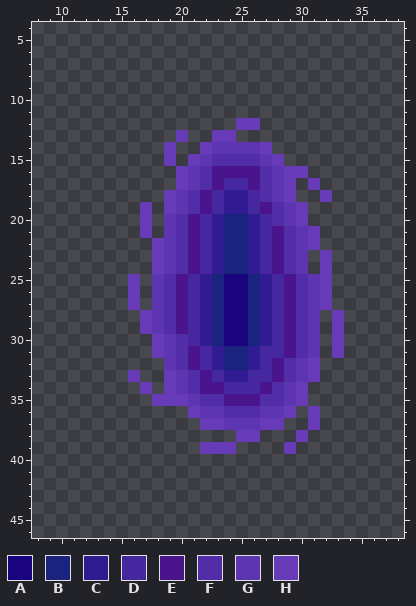
File history of a pixel-art file, ResourceFiles/Images/Textures/portal.ase. The picture above was drawn from the file before the commit.
50x50 pixels, 1 frame. Shown: x 8..38, y 4..46.
Palette (. is transparent): A #1a047e  B #1a237e  C #311b92  D #4527a0  E #4a148c  F #512da8  G #5e35b1  H #673ab7
Pixels before, first column x 16:
12 .........HH.......
13 ....H..HH.........
14 ...H..HGGGGH......
15 ...H.HGFFFFGH.....
16 ....HGFEEEEFGHH...
17 ....HGFEDDEFGH.H..
18 ...HGFEDCCDFGH..H.
19 .H.HGFEDCCDEFGH...
20 .H.GFEDCBBCDFGH...
21 .H.GFEDCBBCDEFGH..
22 ..HGFEDCBBCDEFGH..
23 ..HGFEDCBBCDEFG.H.
24 ..HGFEDCBBCDEFG.H.
25 H.GFEDCBAABCDEFGH.
26 H.GFEDCBAABCDEFGH.
27 H.GFEDCBAABCDEFGH.
28 .HGFEDCBAABCDEFG.H
29 .HGFEDCBAABCDEFG.H
30 ..HGFDCBAABCDEFG.H
31 ..HGFEDCBBCDDEFG.H
32 ...GFEDCBBCDEFGH..
33 H..HGFEDCCDDEFGH..
34 .H.HGFEEDDDEFGH...
35 ..HHHGFFEEEFFGH...
36 .....HGGFFFGGH.H..
37 ......HHGGGHH..H..
38 .........HH...H...
39 ......HHH....H....
The same view after the edit:
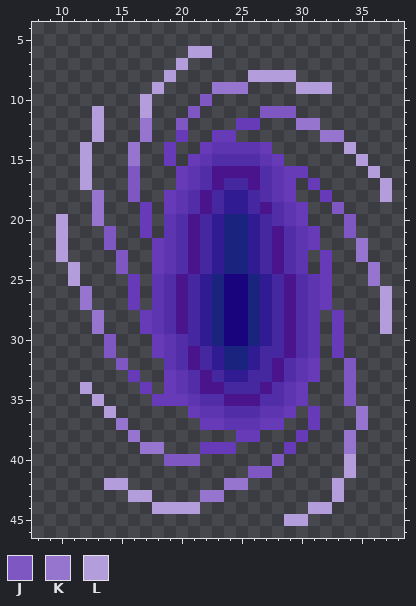
Colours new in this view: J #7e57c2  K #9575cd  L #b39ddb
The edit:
Colour J is added in row 10 at x 22; in row 11 at x 21 and 27 to 29; in row 12 at x 20; in rows 16 to 18 at x 16; in row 19 at x 33; in row 20 at x 34.
Colour J is added in row 21 at x 14 and 34; in row 22 at x 14; in rows 23 to 24 at x 15; in rows 30 to 31 at x 14; in row 32 at x 15 and 34; in rows 33 to 35 at x 34.
Colour J is added in row 40 at x 19 to 21 and 28; in row 41 at x 26 to 27.
Colour K is added in row 9 at x 23 to 25; in row 12 at x 17 and 30 to 31; in row 13 at x 17 and 32 to 33; in rows 14 to 15 at x 16; in rows 18 to 20 at x 13; in rows 22 to 23 at x 35.
Colour K is added in rows 24 to 25 at x 36; in rows 26 to 27 at x 12; in rows 28 to 29 at x 13; in row 36 at x 35; in row 37 at x 15 and 35; in row 38 at x 16 and 34.
Colour K is added in row 39 at x 17 to 18 and 34; in row 42 at x 24 to 25; in row 43 at x 22 to 23.
Colour L is added in row 6 at x 21 to 22; in row 7 at x 20; in row 8 at x 19 and 26 to 29; in row 9 at x 18 and 30 to 32; in row 10 at x 17; in row 11 at x 13 and 17.
Colour L is added in rows 12 to 13 at x 13; in row 14 at x 12 and 34; in row 15 at x 12 and 35; in row 16 at x 12 and 36; in row 17 at x 12 and 37; in row 18 at x 37.
Colour L is added in rows 20 to 23 at x 10; in rows 24 to 25 at x 11; in rows 26 to 29 at x 37; in row 34 at x 12; in row 35 at x 13; in row 36 at x 14.
Colour L is added in rows 40 to 41 at x 34; in row 42 at x 14 to 15 and 33; in row 43 at x 16 to 17 and 33; in row 44 at x 18 to 21 and 31 to 32; in row 45 at x 29 to 30.
